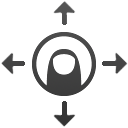
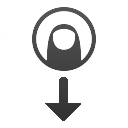
Layer changes from the first 128×128 image to the second:
added layer "Layer #4" above "Layer #5" over (1, 7, 96, 121)
hid "Layer #1" over (1, 1, 128, 127)
